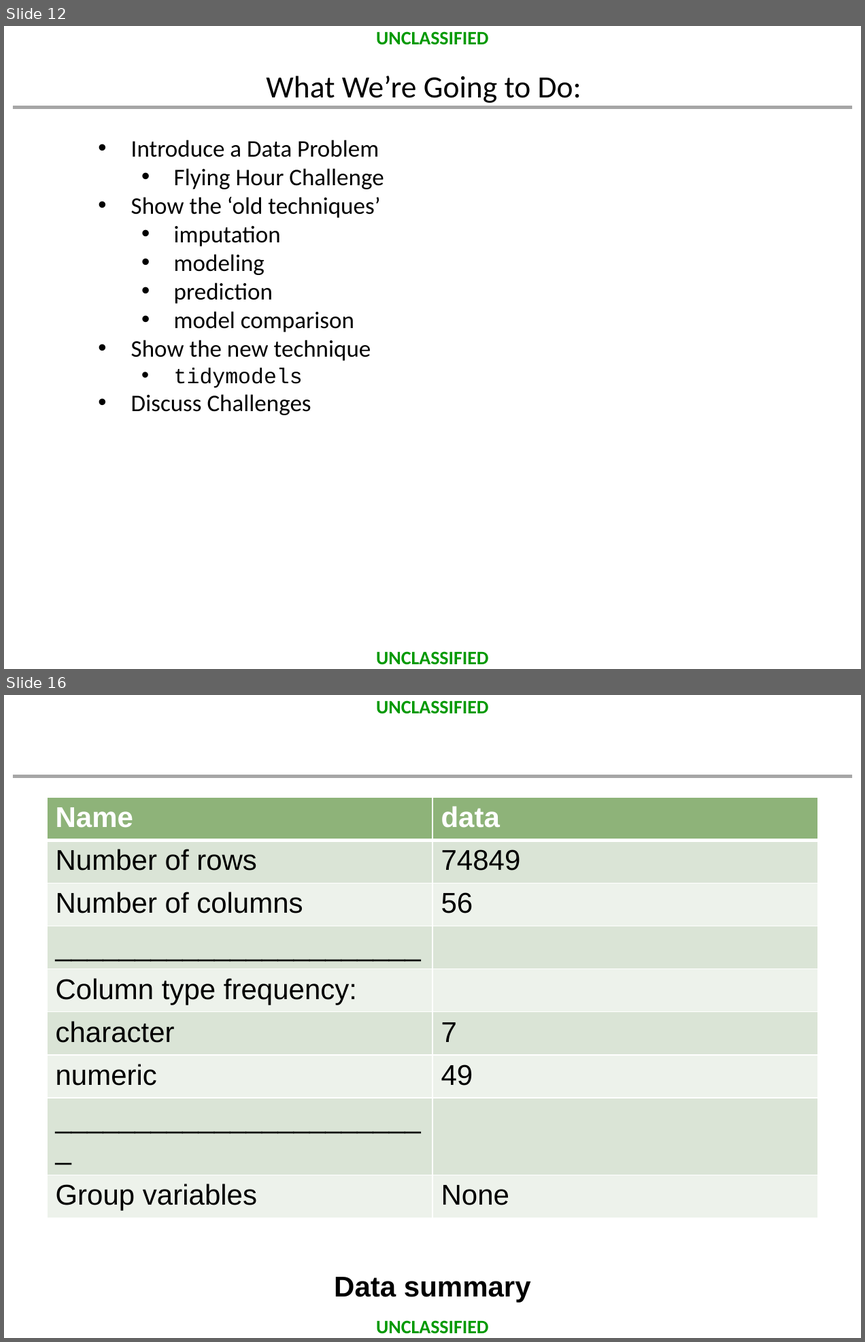
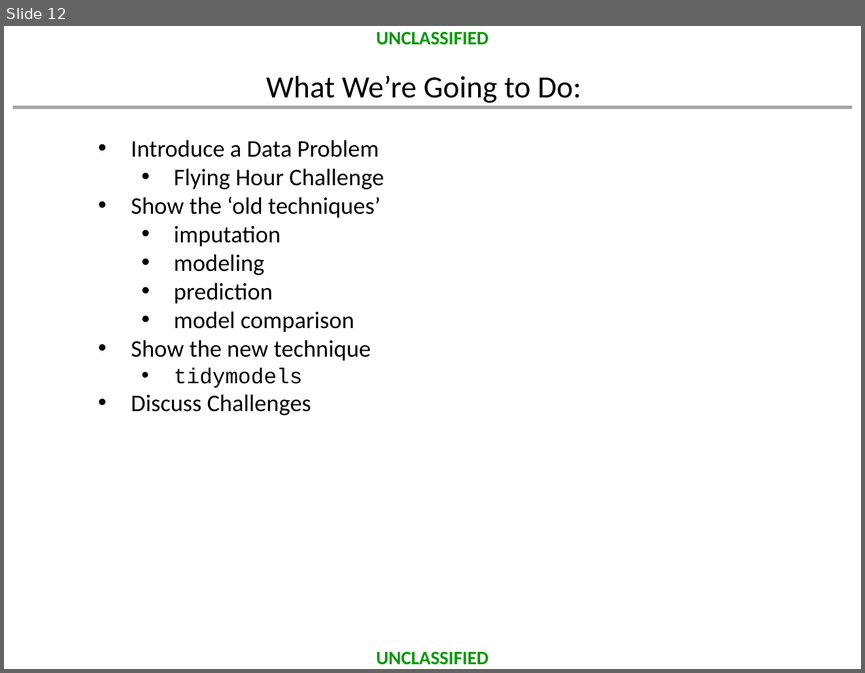
Before and after one commit to dusty-turner/MORSEmergingTechniques2019, a slide deck: MORS_Emerging_Techniques_Tidymodels.pptx. Shown one above the other, each under a label of ours: slides 12 and 16 before the commit, slide 12 after it; the slides between them are not shown. The pictures are 865x1342 and 865x673 pixels, drawn with LibreOffice and Linux fonts; fonts in the diff are those of the drawing; background and template pictures are left out. Boxes give left, top, right and bottom in pixels: in the first picture for what was removed or moved away, otherwise in the second. Text is boxed around its words. In the diff, an @@ line names an element or a change of style, - is before the commit and + after.

```diff
--- a/MORS_Emerging_Techniques_Tidymodels.pptx
+++ b/MORS_Emerging_Techniques_Tidymodels.pptx
@@ slide 16 removed at [4, 695, 861, 1338], background #FFFFFF; not listed: 3 template elements that a slide beside it also shows @@
@@ table removed at [47, 797, 818, 1263], 9 rows, 2 columns @@
-Name | data
-Number of rows | 74849
-Number of columns | 56
-_______________________ | 
-Column type frequency: | 
-character | 7
-numeric | 49
-________________________ | 
-Group variables | None
@@ text removed at [334, 1276, 531, 1302] @@
-Data summary
```
Also in this commit, not shown: 7 slides changed, 3 slides added, 4 other slides removed, 34 other files.
